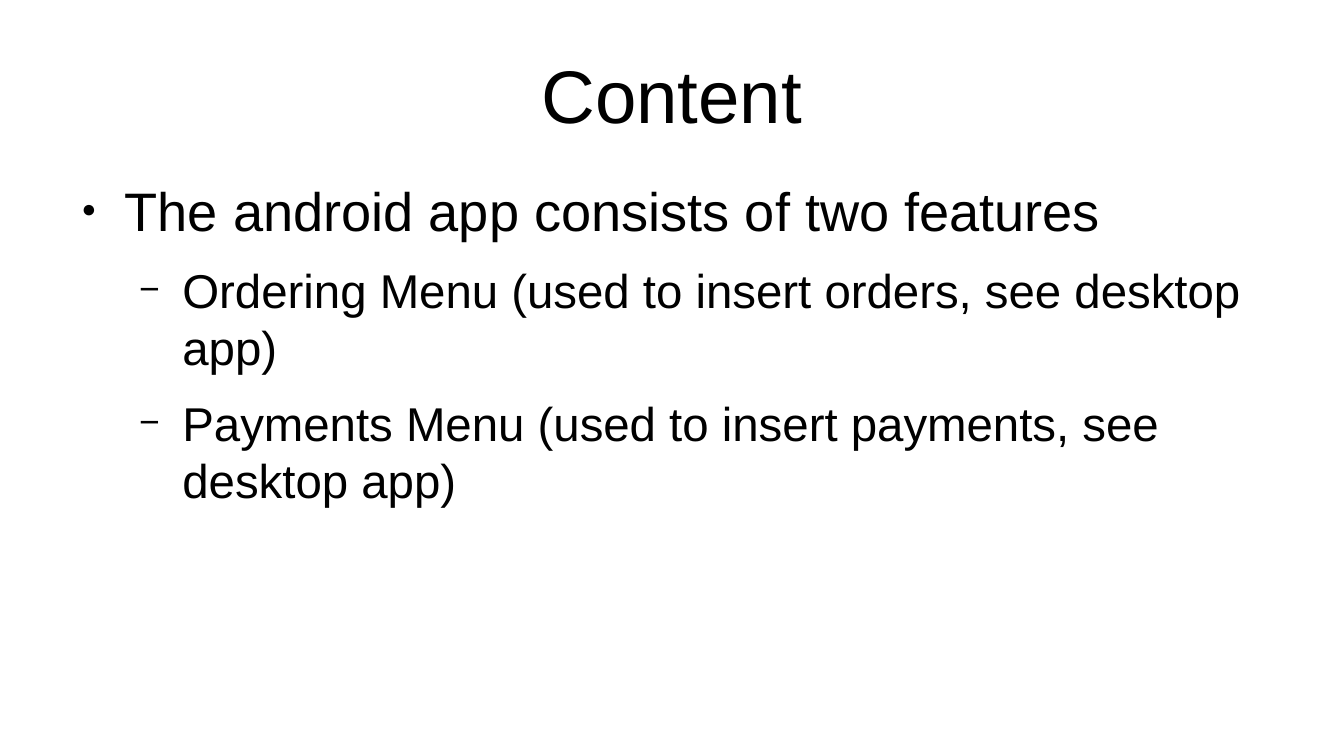
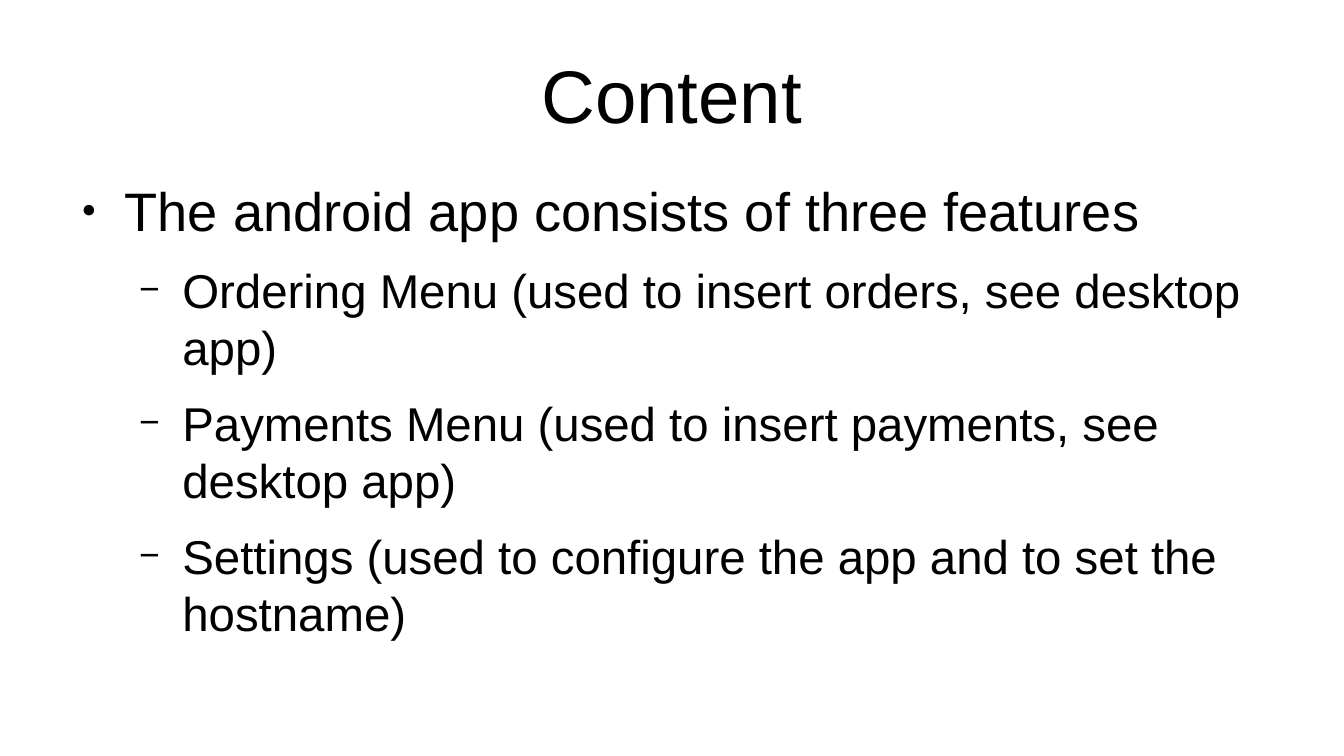
Before and after one commit to GregorGT/GastroManager, a slide deck: slide 2 of Documentation/android_overview.odp. Drawn at 1344x756 pixels with LibreOffice and Linux fonts; fonts in the diff are those of the drawing. Boxes give left, top, right and bottom in pixels: in the first picture for what was removed or moved away, otherwise in the second. Text is boxed around its words. In the diff, an @@ line names an element or a change of style, - is before the commit and + after.

Commit message:
updating the documentation

```diff
--- a/Documentation/android_overview.odp
+++ b/Documentation/android_overview.odp
@@ text at [125,191,1140,240]: text changed @@
-● The android app consists of two features
+● The android app consists of three features
@@ text at [182,539,1217,641]: paragraph added @@
+  − Settings (used to configure the app and to set the hostname)
```
